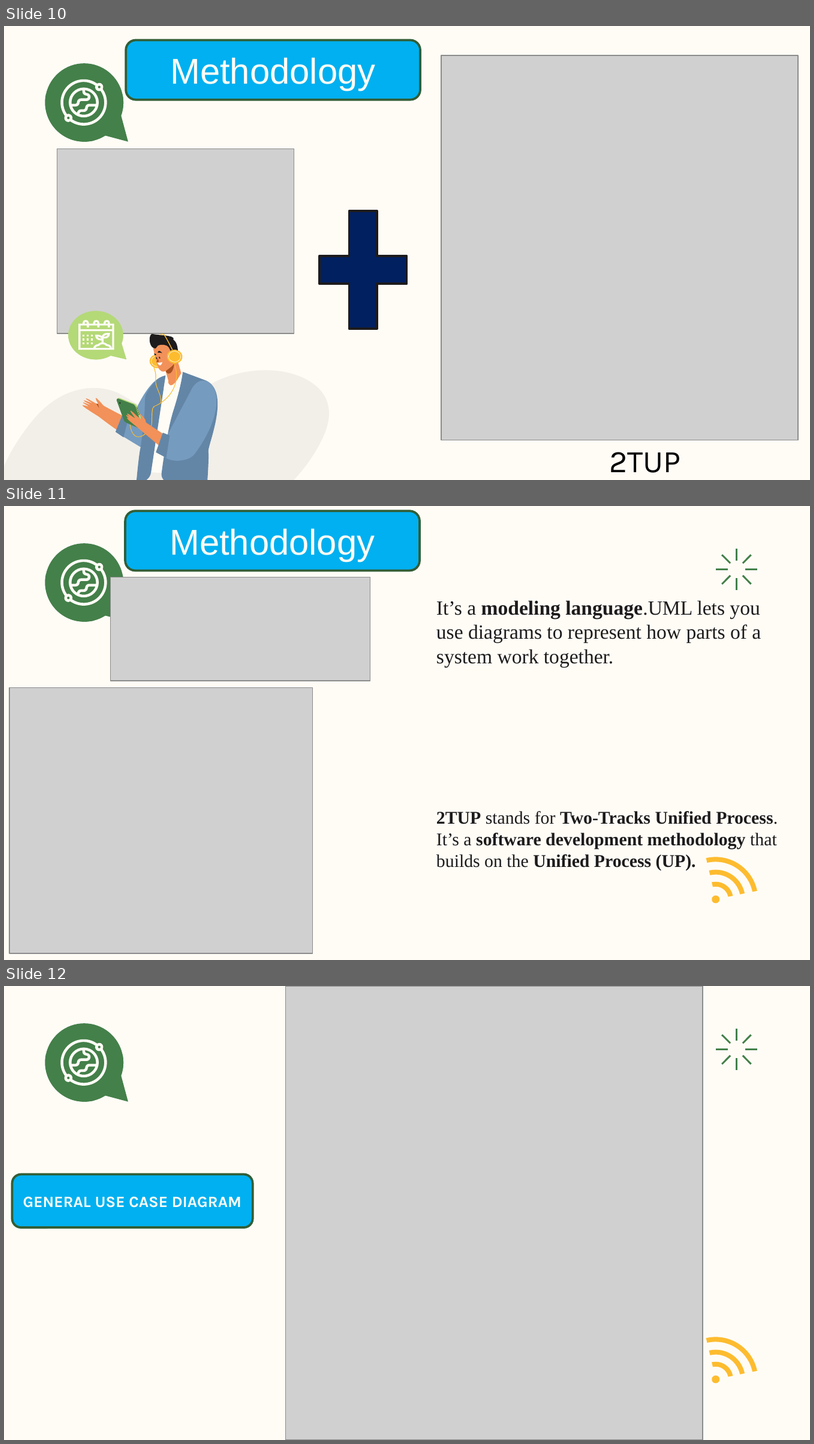
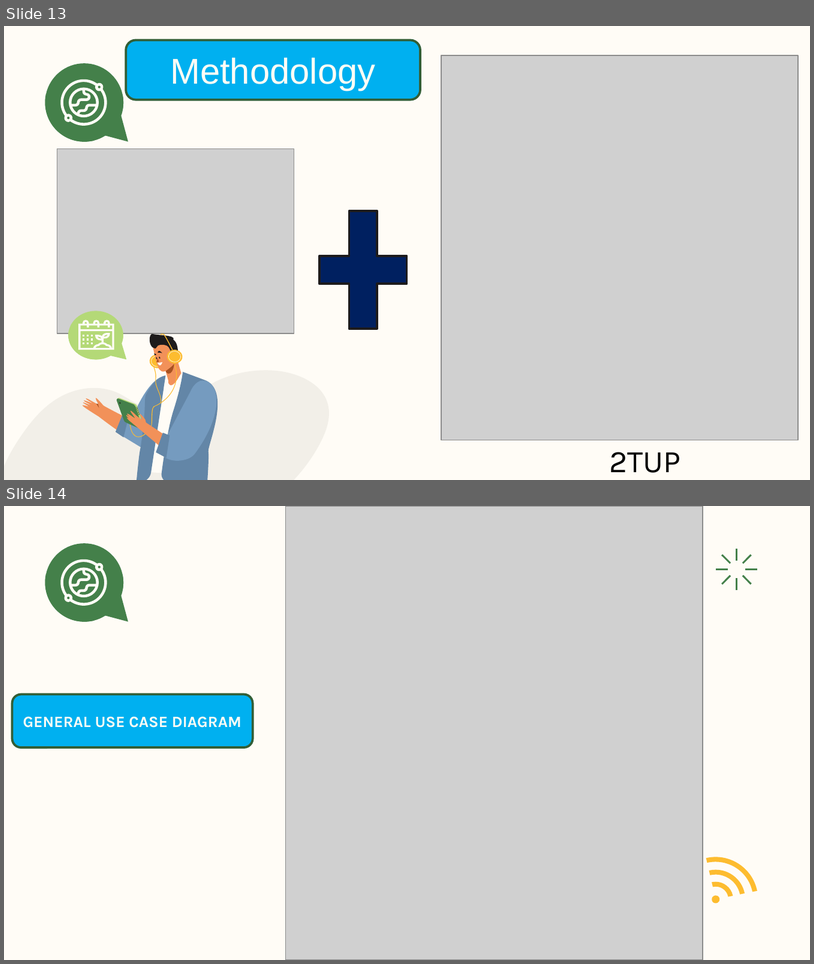
Before and after one commit to Nsan-237/PharmaGo, a slide deck: Pharma Finder.pptx. Shown one above the other, each under a label of ours: slides 10, 11 and 12 before the commit, slides 13 and 14 after it. The pictures are 814x1444 and 814x964 pixels, drawn with LibreOffice and Linux fonts; fonts in the diff are those of the drawing; grey boxes stand for pictures. Boxes give left, top, right and bottom in pixels: in the first picture for what was removed or moved away, otherwise in the second. Text is boxed around its words. In the diff, an @@ line names an element or a change of style, - is before the commit and + after.

```diff
--- a/Pharma Finder.pptx
+++ b/Pharma Finder.pptx
@@ slide 11 removed at bbox=[4, 506, 810, 960], background #FFFCF6; not listed: 16 template elements that a slide beside it also shows @@
@@ rounded rectangle removed at bbox=[125, 511, 419, 571] @@
-Methodology
@@ picture removed at bbox=[110, 577, 370, 680] @@
@@ text removed at bbox=[437, 600, 761, 667] @@
-It’s a modeling language.UML lets you use diagrams to represent how parts of a system work together.
@@ picture removed at bbox=[9, 687, 313, 953] @@
@@ text removed at bbox=[437, 811, 778, 870] @@
-2TUP stands for Two-Tracks Unified Process.
-It’s a software development methodology that builds on the Unified Process (UP).
@@ what was slide 10 is now slide 13 @@
@@ what was slide 12 is now slide 14 @@
```
Also in this commit, not shown: 6 slides changed, 5 slides added, 2 other files.
